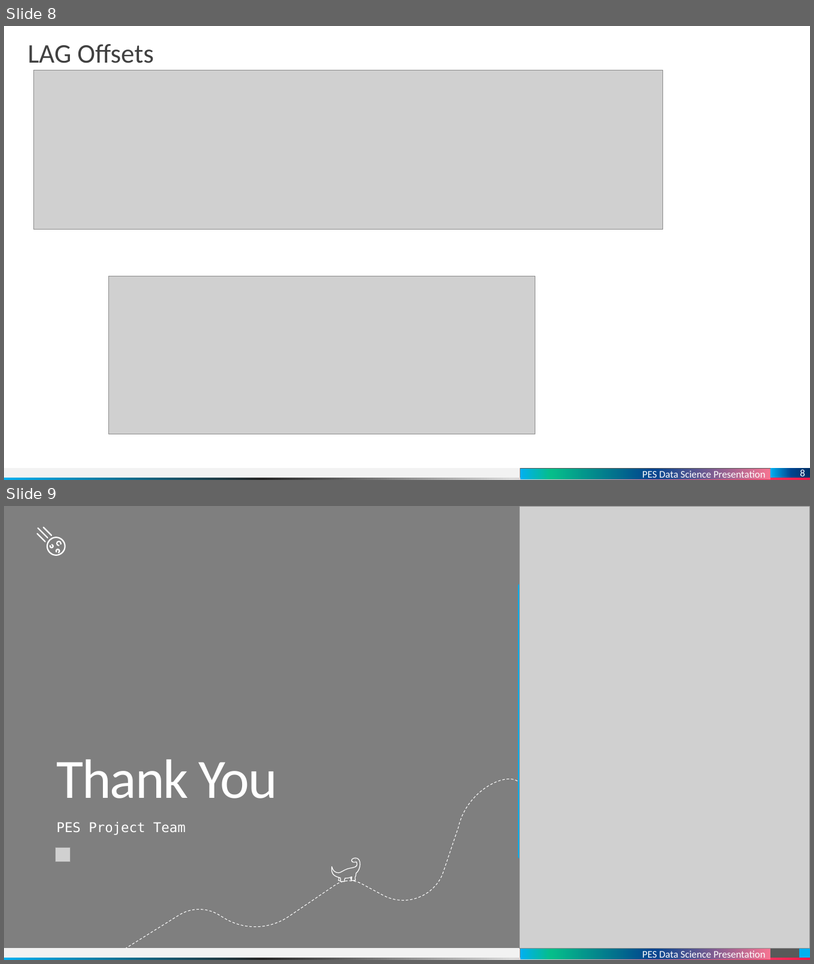
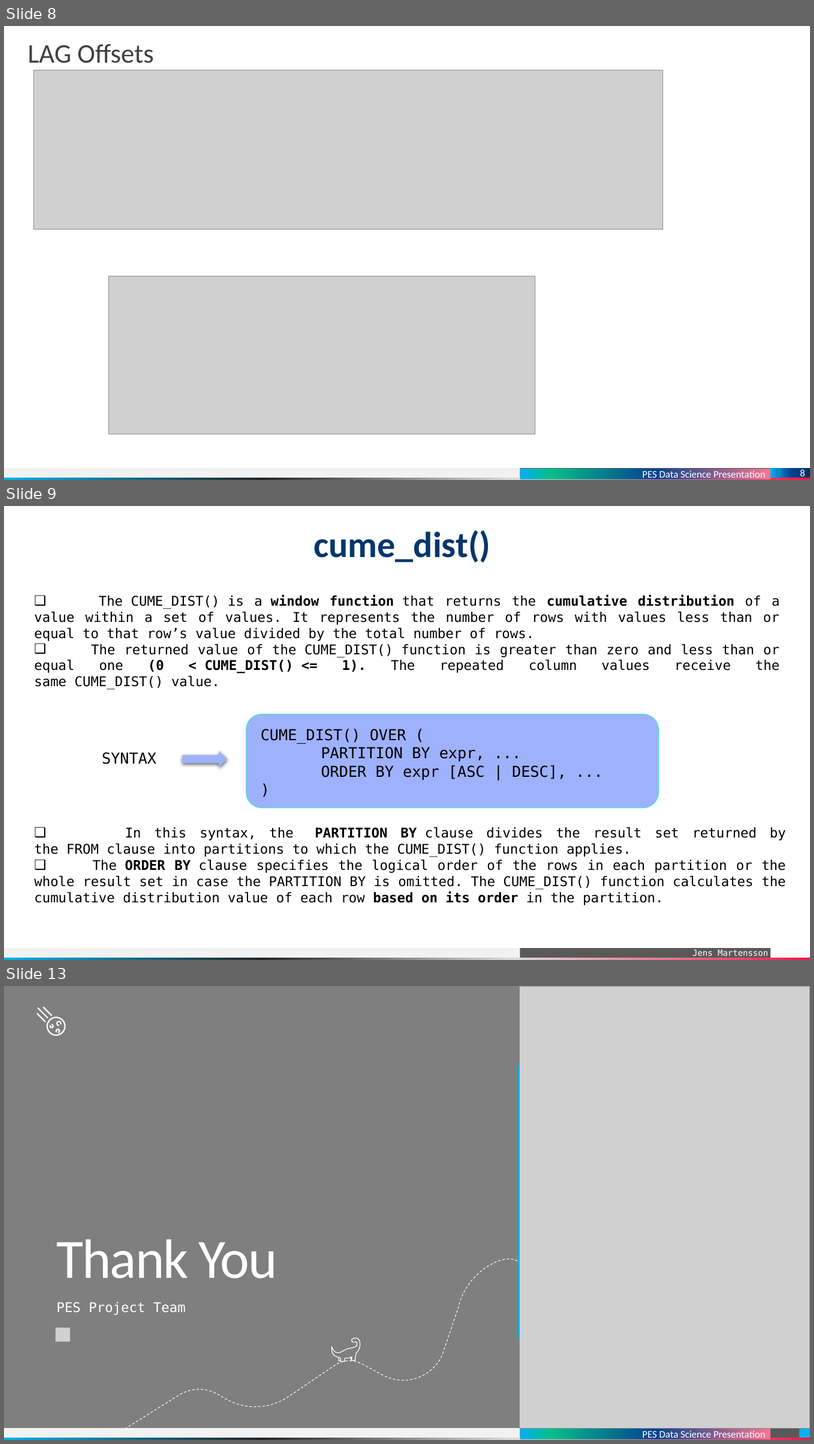
Before and after one commit to dinuthomas/pesmtech, a slide deck: presentation/medicine.pptx. Shown one above the other, each under a label of ours: slides 8 and 9 before the commit, slides 8, 9 and 13 after it; the slides between them are not shown. The pictures are 814x964 and 814x1444 pixels, drawn with LibreOffice and Linux fonts; fonts in the diff are those of the drawing; grey boxes stand for pictures; background and template pictures are left out. Boxes give left, top, right and bottom in pixels: in the first picture for what was removed or moved away, otherwise in the second. Text is boxed around its words. In the diff, an @@ line names an element or a change of style, - is before the commit and + after.

Commit message:
Updated PPT, cume_dist parts

```diff
--- a/presentation/medicine.pptx
+++ b/presentation/medicine.pptx
@@ slide 9 added at bbox=[4, 506, 810, 960], background #FFFFFF; not listed: 3 template elements that a slide beside it also shows @@
@@ text added at bbox=[314, 530, 491, 562], 43 pt, text #06366C, bold @@
+cume_dist()
@@ text added at bbox=[34, 595, 780, 690], 16 pt, text #000000 @@
+❑ The CUME_DIST() is a window function that returns the cumulative distribution of a value within a set of values. It represents the number of rows with values less than or equal to that row’s value divided by the total number of rows.
+❑ The returned value of the CUME_DIST() function is greater than zero and less than or equal one (0 < CUME_DIST() <= 1). The repeated column values receive the same CUME_DIST() value.
@@ rounded rectangle added at bbox=[246, 714, 659, 808], fill #9EB1FC, outline #0CF8B6 0.5 pt @@
@@ text added at bbox=[261, 729, 567, 780], 18 pt, text #000000 @@
+CUME_DIST() OVER (
+PARTITION BY expr, ...
+ORDER BY expr [ASC | DESC], ...
+)
@@ text added at bbox=[102, 752, 156, 764], 18 pt, text #000000 @@
+SYNTAX
@@ right arrow added at bbox=[183, 751, 227, 768], fill #9EB1FC @@
@@ text added at bbox=[34, 827, 786, 905], 16 pt, text #000000 @@
+❑ In this syntax, the PARTITION BY clause divides the result set returned by the FROM clause into partitions to which the CUME_DIST() function applies.
+❑ The ORDER BY clause specifies the logical order of the rows in each partition or the whole result set in case the PARTITION BY is omitted. The CUME_DIST() function calculates the cumulative distribution value of each row based on its order in the partition.
@@ what was slide 9 is now slide 13 @@
```
Also in this commit, not shown: 3 other slides added, 4 other files.
